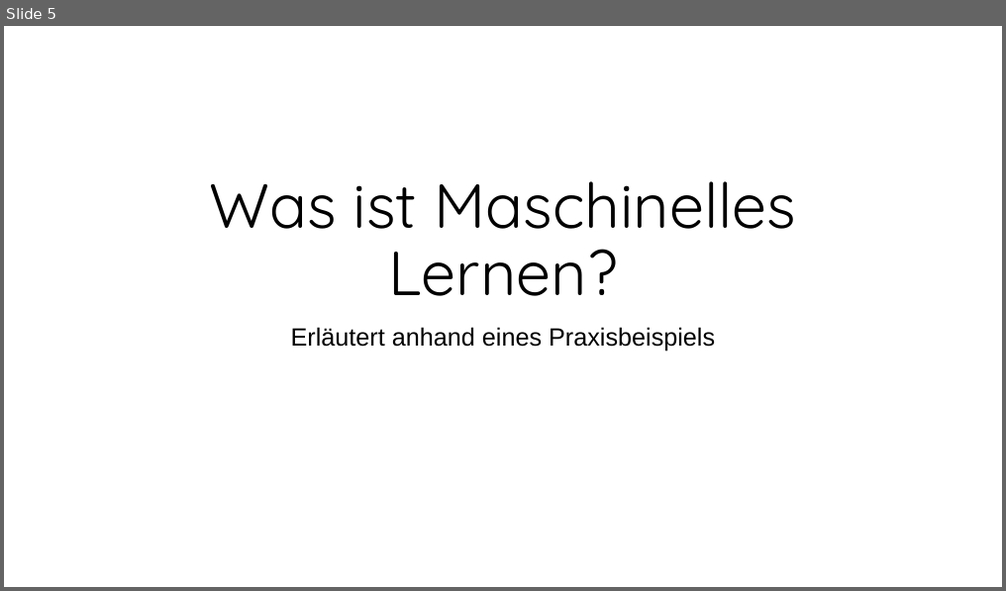
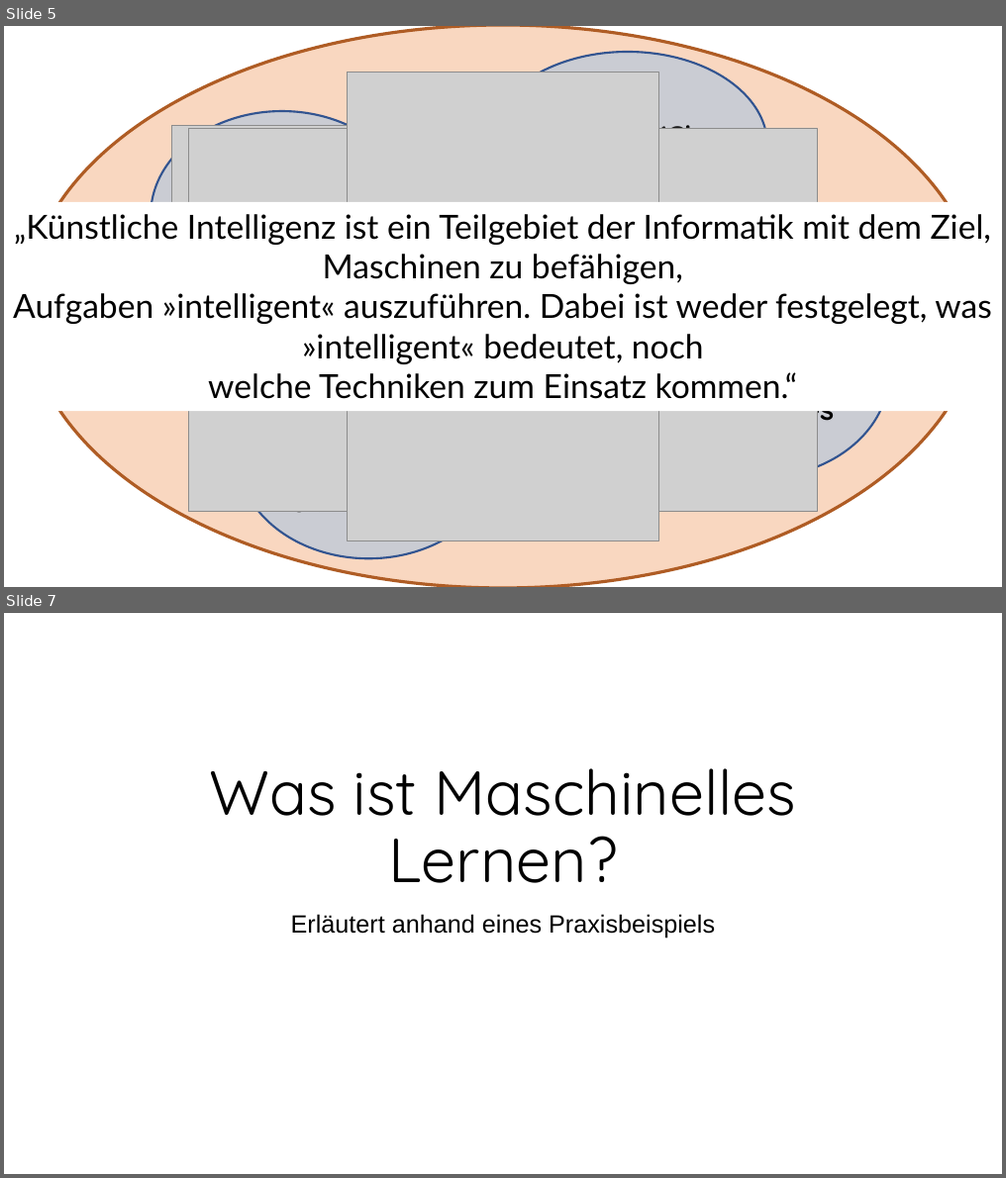
Before and after one commit to SemJoerg/DigitRecognition, a slide deck: presentation/presentation.pptx. Shown one above the other, each under a label of ours: slide 5 before the commit, slides 5 and 7 after it; the slides between them are not shown. The pictures are 1006x591 and 1006x1178 pixels, drawn with LibreOffice and Linux fonts; fonts in the diff are those of the drawing; grey boxes stand for pictures; background and template pictures are left out. Boxes give left, top, right and bottom in pixels: in the first picture for what was removed or moved away, otherwise in the second. Text is boxed around its words. In the diff, an @@ line names an element or a change of style, - is before the commit and + after.

```diff
--- a/presentation/presentation.pptx
+++ b/presentation/presentation.pptx
@@ slide 5 added at (4,26,1002,587), background picture (left out) @@
@@ ellipse added at (26,26,979,587), fill #ED7D31 at 30% opacity, outline #AF5C24 3 pt @@
@@ ellipse added at (487,52,767,238), fill #9DC3E6 at 50% opacity, outline #325491 2 pt @@
@@ picture added at (347,73,659,541) @@
@@ ellipse added at (151,111,414,320), fill #9DC3E6 at 50% opacity, outline #325491 2 pt @@
@@ picture added at (171,125,361,232) @@
@@ picture added at (189,128,818,512) @@
@@ text added at (551,117,746,190), 28 pt, text #000000, bold @@
+Deep Blue (Chess Computer)
@@ rectangle added at (4,202,1002,411), fill #FFFFFF, 32 pt, text #000000 @@
+„Künstliche Intelligenz ist ein Teilgebiet der Informatik mit dem Ziel, Maschinen zu befähigen,
+Aufgaben »intelligent« auszuführen. Dabei ist weder festgelegt, was »intelligent« bedeutet, noch
+welche Techniken zum Einsatz kommen.“
@@ ellipse added at (626,270,889,478), fill #9DC3E6 at 50% opacity, outline #325491 2 pt @@
@@ ellipse added at (238,350,500,559), fill #9DC3E6 at 50% opacity, outline #325491 2 pt @@
@@ text added at (676,390,834,429), 28 pt, text #000000, bold @@
+autonomes Fahren
@@ text added at (275,482,454,521), 28 pt, text #000000, bold @@
+TextToImage
@@ ellipse added at (893,556,1002,587), fill #C5E0B4 at 50% opacity, outline #548235 3 pt @@
@@ what was slide 5 is now slide 7 @@
```
Also in this commit, not shown: 3 slides changed, 11 other slides added, 10 slides removed, 14 other files.
